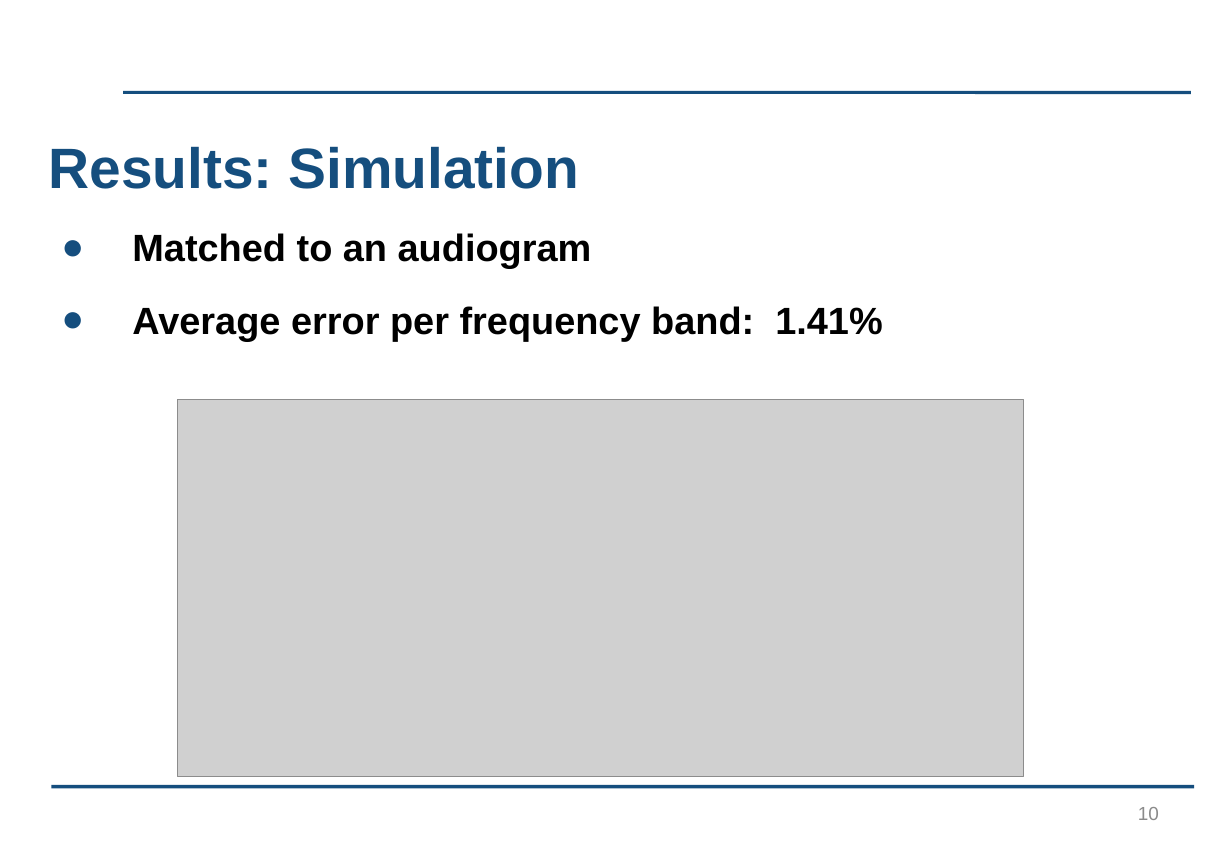
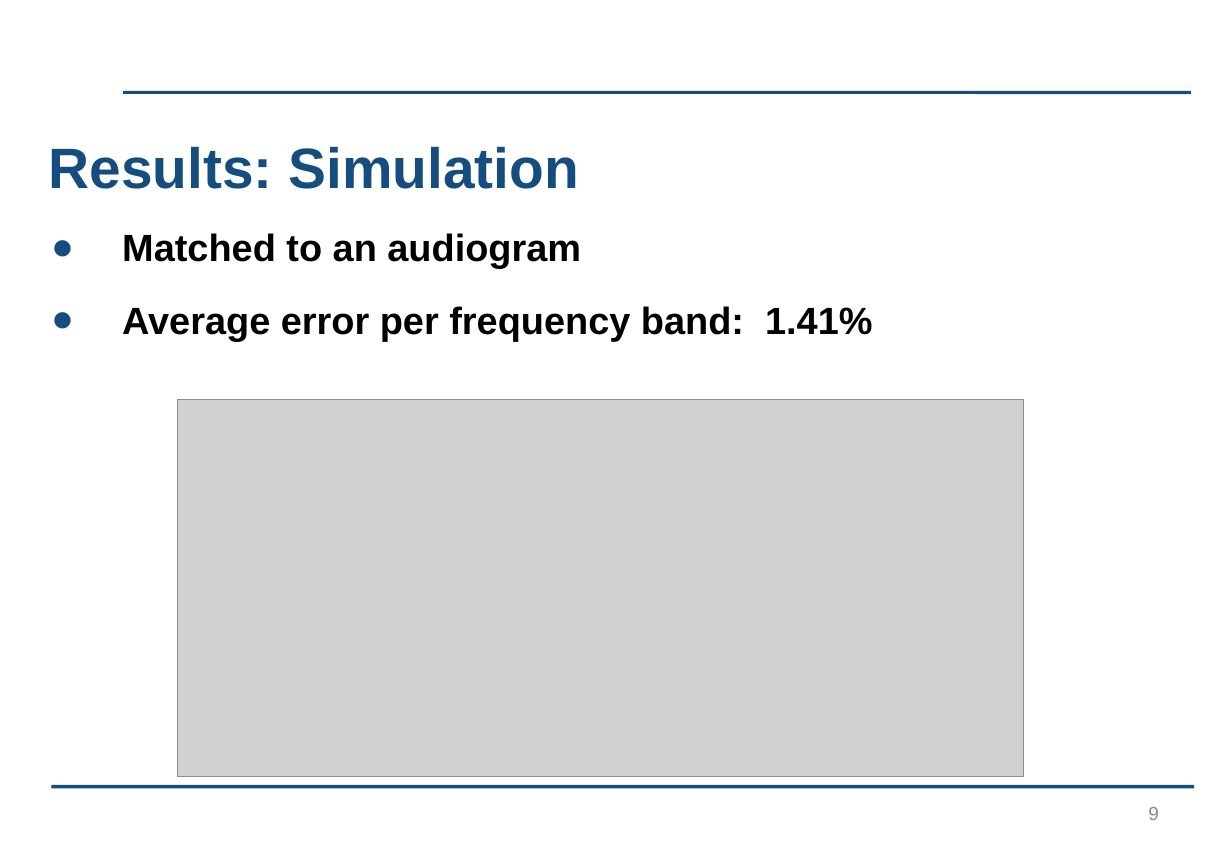
Before and after one commit to kayjayB/I_cant_hear_you, a slide deck: slide 9 of Presentation/Lab Project Presentation.pptx (slide 10 before the commit). Drawn at 1232x853 pixels with LibreOffice and Linux fonts; fonts in the diff are those of the drawing; grey boxes stand for pictures; background and template pictures are left out. Boxes give left, top, right and bottom in pixels: in the first picture for what was removed or moved away, otherwise in the second. Text is boxed around its words. In the diff, an @@ line names an element or a change of style, - is before the commit and + after.

```diff
--- a/Presentation/Lab Project Presentation.pptx
+++ b/Presentation/Lab Project Presentation.pptx
@@ text "Matched to an audiogram": place and size @@
-text "Matched to an audiogram" at (132,233,882,341)
+text "Matched to an audiogram" at (122,233,872,341)
@@ page number at (1148,807,1159,820): text changed @@
-10
+9
```
Also in this commit, not shown: 10 other slides changed, 1 slide removed, 1 other file.
